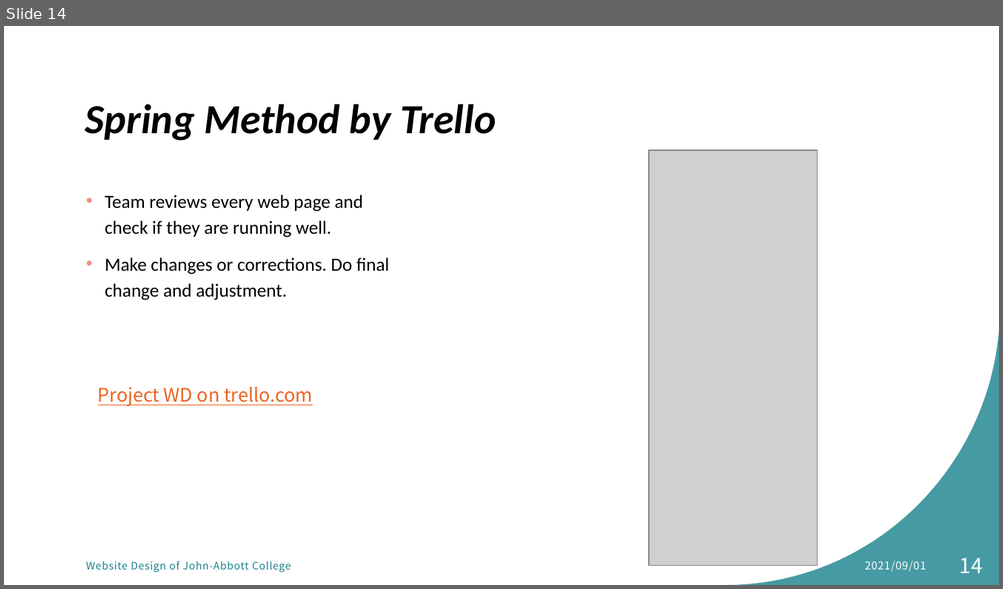
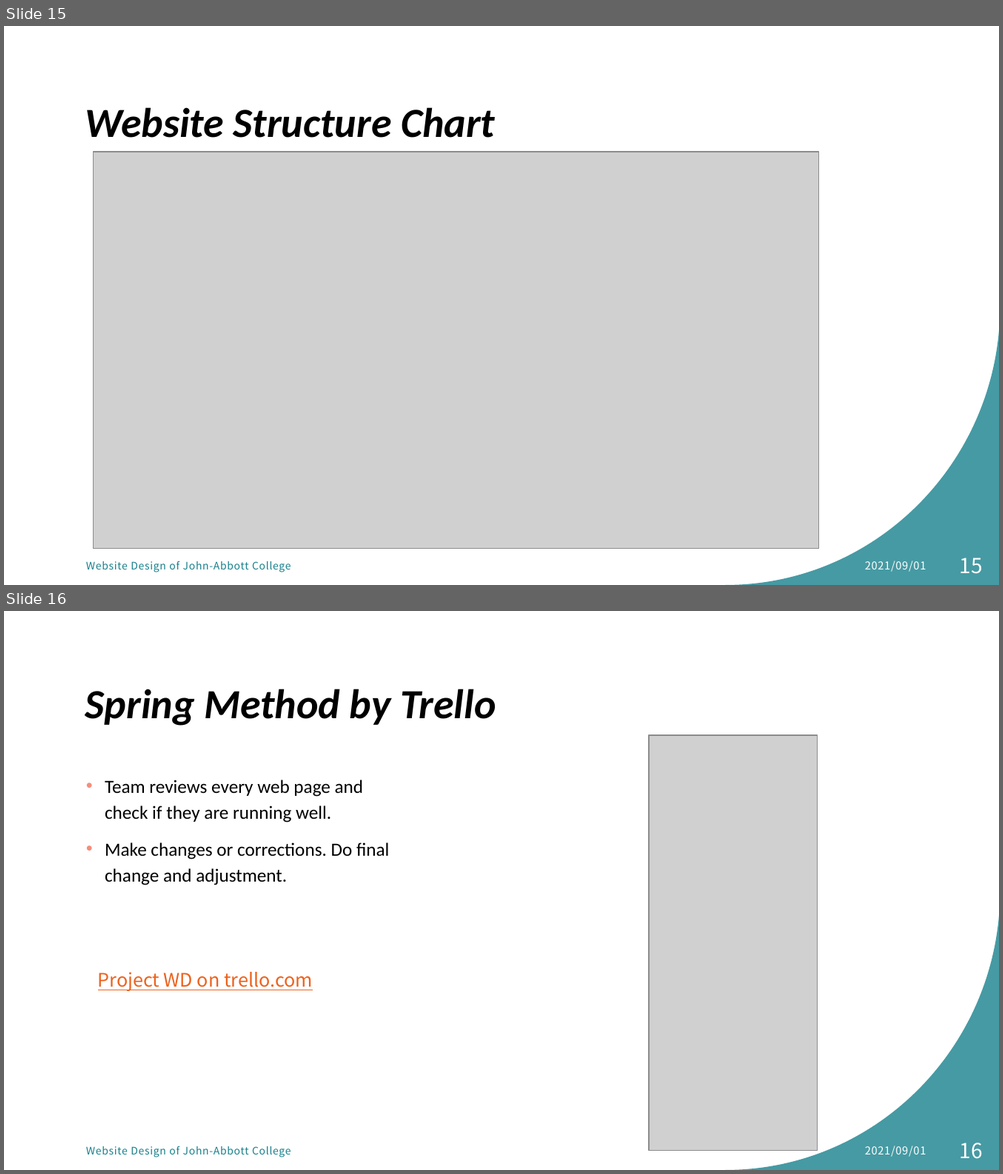
Before and after one commit to MikentGuo/Project_Tour, a slide deck: docs/Website Design for tourist attraction.pptx. Shown one above the other, each under a label of ours: slide 14 before the commit, slides 15 and 16 after it. The pictures are 1003x589 and 1003x1174 pixels, drawn with LibreOffice and Linux fonts; fonts in the diff are those of the drawing; grey boxes stand for pictures. Boxes give left, top, right and bottom in pixels: in the first picture for what was removed or moved away, otherwise in the second. Text is boxed around its words. In the diff, an @@ line names an element or a change of style, - is before the commit and + after.

```diff
--- a/docs/Website Design for tourist attraction.pptx
+++ b/docs/Website Design for tourist attraction.pptx
@@ slide 15 added at [4, 26, 999, 585], background #FFFFFF; not listed: 1 template element that a slide beside it also shows @@
@@ title added at [85, 107, 495, 138], 40 pt, text #000000, bold, italic @@
+Website Structure Chart
@@ picture added at [94, 152, 819, 549] @@
@@ page number added at [959, 558, 982, 574], 20 pt, text #FFFFFF @@
+15
@@ text added at [86, 561, 291, 573], 10 pt, text #18818C @@
+Website Design of John-Abbott College
@@ text added at [865, 561, 926, 572], 10.5 pt, text #FFFFFF @@
+2021/09/01
@@ what was slide 14 is now slide 16 @@
@@ page number at [959, 1143, 982, 1159]: text changed @@
-14
+16
```
Also in this commit, not shown: 4 slides changed.
